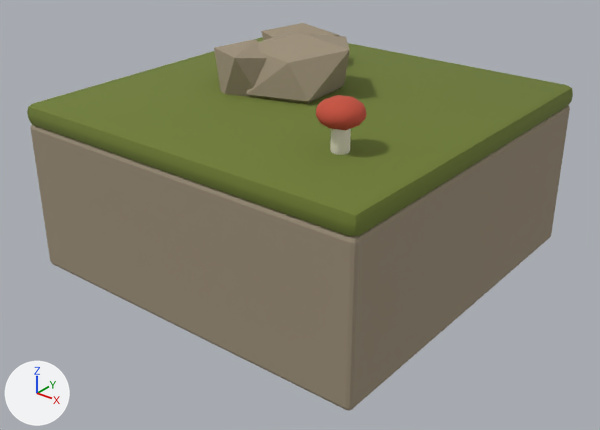
The glTF model assets/3d/final/tile_stone_mossy.glb: old version first, new version second.
Rendered twice from a 50 mm lens placed at (2.53, -3.23, 1.31), pointed at (0.06, -0.15, -0.61). The lights are fixed; the arrows at lower left show +X, +Y and +Z. The first picture is the older version. Vertices at exactly the same position are counted once.

Names of what the first picture shows: 'sm_body', 'sm_cap', 'sm_r0', 'sm_r1', 'sm_r2', 'smm_cap' and 1 more.
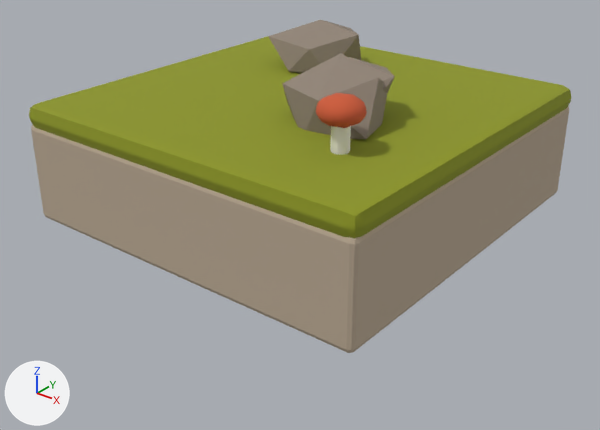
Where the newer file only moved an object's origin or applied its transform, the numbers keep the older frame.

Patch to the scene script:
```diff
--- a/assets/3d/final/tile_stone_mossy.glb.py
+++ b/assets/3d/final/tile_stone_mossy.glb.py
@@ mat_moss @@
 mat_moss = principled_material('moss')
-mat_moss.base_color = (0.156, 0.202, 0.0307)  # dark green #6e7c31
+mat_moss.base_color = (0.266, 0.305, 0.0137)  # yellow #8d961f
 mat_moss.roughness = 0.93
@@ mat_stone_mid @@
+mat_stone_mid = principled_material('stone_mid')
+mat_stone_mid.base_color = (0.497, 0.402, 0.296)  # beige #bbaa94
+mat_stone_mid.roughness = 0.93
@@ me_cube_053 @@
 # used by ob_sm_body; location = (0.0, 0.0, 0.0)
-me_cube_053.from_pydata(...)  # 56 vertices, 108 faces; spans x -1.0..1.0, y -1.0..1.0, z -0.9..-0.1
-me_cube_053.materials.append(mat_dark_stone)  # brown #9c8f79
+me_cube_053.from_pydata(...)  # 56 vertices, 108 faces; spans x -1.0..1.0, y -1.0..1.0, z -0.62..-0.1
+# me_cube_053 part 1: the whole mesh is scaled about its middle by (0.997, 0.997, 0.633), then moved by (0.0, 0.0, 0.14)
+me_cube_053.materials.append(mat_stone_mid)  # beige #bbaa94
@@ me_cube_054 @@
 # used by ob_sm_cap; location = (0.0, 0.0, 0.0)
-me_cube_054.from_pydata(...)  # 56 vertices, 108 faces; spans x -1.01..1.01, y -1.01..1.01, z -0.11..0.01
+me_cube_054.from_pydata(...)  # 56 vertices, 108 faces; spans x -1.01..1.01, y -1.01..1.01, z -0.13..0.01
+# me_cube_054 part 2: the whole mesh is scaled about the mesh origin by (0.991, 0.991, 1.1)
 me_cube_054.materials.append(mat_moss)
@@ me_icosphere_066 @@
 # used by ob_sm_r0; location = (0.0, 0.0, 0.0)
-me_icosphere_066.from_pydata(...)  # 12 vertices, 20 faces; spans x -0.556..-0.178, y 0.246..0.63, z -0.068..0.24
+me_icosphere_066.from_pydata(...)  # 12 vertices, 20 faces; spans x 0.09..0.627, y -0.454..-0.008, z -0.086..0.316
+# me_icosphere_066 part 3: 12 of 12 vertices moved; they spanned x -0.556..-0.178, y 0.246..0.63, z -0.068..0.24 and now span x 0.09..0.627, y -0.454..-0.008, z -0.086..0.316; mean shift (0.723, -0.671, 0.0)
 me_icosphere_066.materials.append(mat_dark_stone)
@@ me_icosphere_067 @@
 # used by ob_sm_r1; location = (0.0, 0.0, 0.0)
-me_icosphere_067.from_pydata(...)  # 12 vertices, 20 faces; spans x -0.365..0.225, y -0.25..0.336, z -0.125..0.294
+me_icosphere_067.from_pydata(...)  # 12 vertices, 20 faces; spans x 0.152..0.564, y -0.299..0.061, z -0.059..0.265
+# me_icosphere_067 part 4: 12 of 12 vertices moved; they spanned x -0.365..0.225, y -0.25..0.336, z -0.125..0.294 and now span x 0.152..0.564, y -0.299..0.061, z -0.059..0.265; mean shift (0.422, -0.136, -0.025)
 me_icosphere_067.materials.append(mat_dark_stone)
@@ me_icosphere_068 @@
 # used by ob_sm_r2; location = (0.0, 0.0, 0.0)
-me_icosphere_068.from_pydata(...)  # 12 vertices, 20 faces; spans x -0.515..-0.092, y -0.3..0.123, z -0.065..0.252
+me_icosphere_068.from_pydata(...)  # 12 vertices, 20 faces; spans x -0.522..0.008, y 0.215..0.65, z -0.138..0.262
+# me_icosphere_068 part 5: 12 of 12 vertices moved; they spanned x -0.515..-0.092, y -0.3..0.123, z -0.065..0.252 and now span x -0.522..0.008, y 0.215..0.65, z -0.138..0.262; mean shift (0.021, 0.491, 0.014)
 me_icosphere_068.materials.append(mat_dark_stone)
```

Boxes [x1, y1, x2, y2] around the edits, measured in the pictures (600 x 430 px; the box of a moved part takes in the faces that stretch with it):
'sm_body', recoloured, moved, rescaled (brown to beige, 19% shorter)
    before: [31, 106, 570, 410]
    after: [31, 106, 569, 353]
'sm_cap', recoloured, mesh rescaled (dark green to yellow)
    before: [27, 37, 573, 236]
    after: [29, 36, 571, 238]
'sm_r0', reshaped
    before: [261, 23, 340, 40]
    after: [282, 53, 387, 139]
'sm_r2', reshaped
    before: [214, 39, 267, 97]
    after: [268, 20, 361, 73]
part 1 of me_cube_053, moved or reshaped
    before: [31, 109, 570, 410]
    after: [31, 111, 569, 353]
part 4 of me_icosphere_067, moved or reshaped
    before: [247, 32, 350, 104]
    after: [349, 57, 395, 93]
